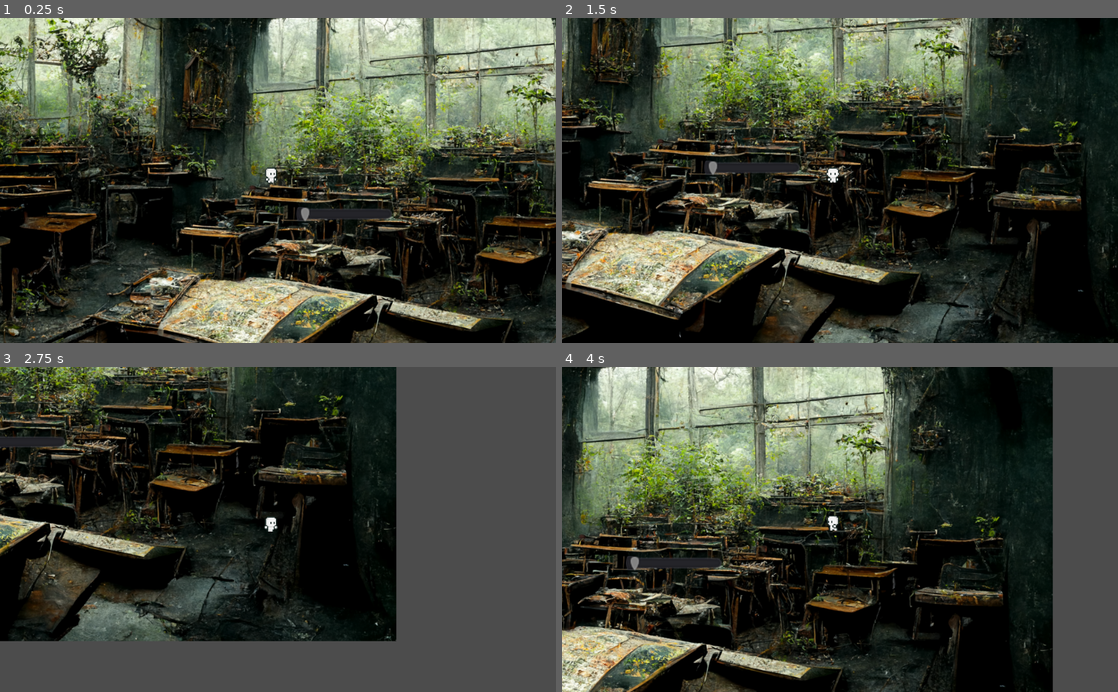
Above: before the commit, frames 1-4 (two rows, left to right).
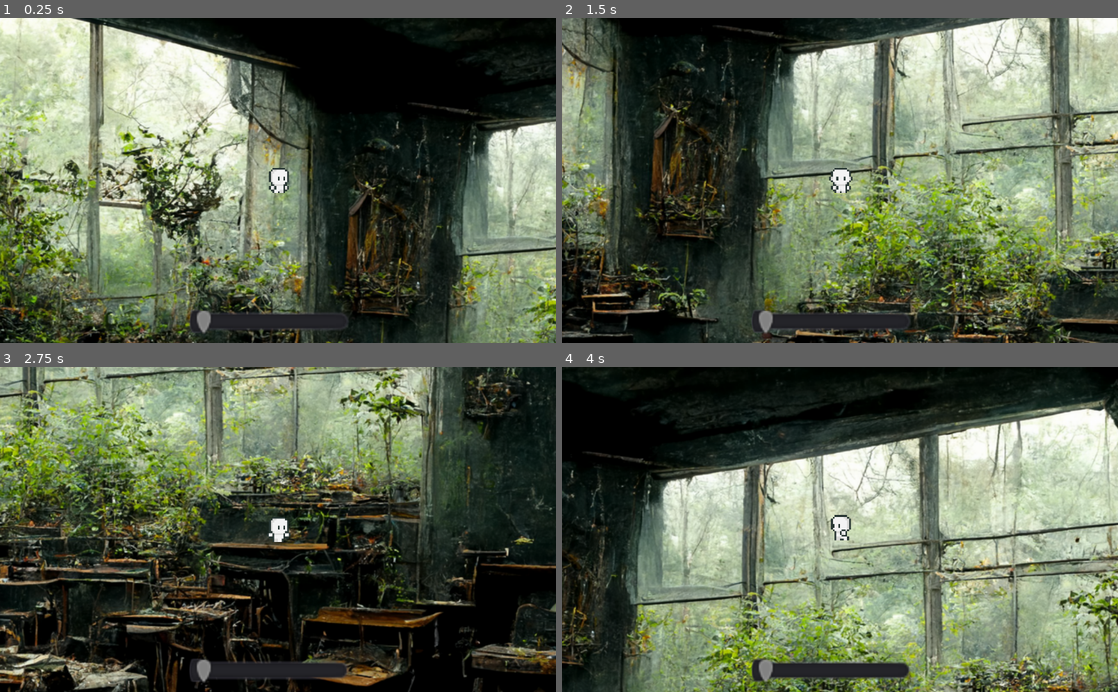
Above: after the commit, the same moments.

Repository: KaioGabriel-the/Labyrinth-Of-Bullies
Game: Godot game, scene res://scenes/World_1.tscn
Two runs of this game, one before a commit and one after it. Both use one fixed random seed, a clock stepped at 60 frames per second and the inputs below. This scene is started directly instead of the project's main scene.
Inputs:
- Up to frame 1 (0.25 s): no input
- Up to frame 2 (1.5 s): tap Enter at 0.5 s; hold Right (ui_right) 0.53-1.28 s; hold Shift (run) 0.53-1.28 s; hold Down (ui_down) from 1.28 s (still down); tap Shift (run) at 1.35 s
- Up to frame 3 (2.75 s): release Down (ui_down) at 2.03 s; hold Right (ui_right) from 2.03 s (still down); hold Shift (run) from 2.03 s (still down)
- Up to frame 4 (4 s): release Right (ui_right) at 2.78 s; release Shift (run) at 2.78 s; hold Up (ui_up) 2.78-3.53 s; tap Shift (run) at 2.85 s; hold Left (ui_left) from 3.53 s (still down); hold Shift (run) from 3.53 s (still down)

The runs differ from the first frame. In frame 1, 90% of the frame differs, in the area x 0-100%, y 0-100%; in frame 2, 88%; in frame 3, 85%; in frame 4, 92%.

Commit message:
add: mecanics change world to color gray

Diff:
--- a/scenes/ColorSlider.tscn
+++ b/scenes/ColorSlider.tscn
@@ -3,8 +3,6 @@
 [ext_resource path="res://script/ColorSlider.gd" type="Script" id=1]
 
 [node name="ColorSlider" type="HSlider"]
-margin_left = 30.0
-margin_top = 21.0
-margin_right = 118.0
-margin_bottom = 37.0
+margin_right = 88.0
+margin_bottom = 16.0
 script = ExtResource( 1 )
--- a/scenes/Player.tscn
+++ b/scenes/Player.tscn
@@ -389,22 +389,23 @@
 } ]
 
 [sub_resource type="RectangleShape2D" id=22]
-extents = Vector2( 4.5, 1 )
+extents = Vector2( 4.5, 0.5 )
 
 [node name="Player" type="KinematicBody2D"]
 script = ExtResource( 4 )
 
 [node name="AnimatedSprite" type="AnimatedSprite" parent="."]
+position = Vector2( 0, -7 )
 frames = SubResource( 5 )
 animation = "Run_Down"
-frame = 3
+frame = 7
 playing = true
 
 [node name="CollisionShape2D" type="CollisionShape2D" parent="."]
-position = Vector2( 0.5, 6 )
+position = Vector2( 0, -0.5 )
 shape = SubResource( 22 )
 
 [node name="Camera2D" type="Camera2D" parent="."]
-position = Vector2( 7, 5 )
+position = Vector2( 0, -7 )
 current = true
-zoom = Vector2( 0.5, 0.5 )
+zoom = Vector2( 0.3, 0.3 )
--- a/scenes/World_1.tscn
+++ b/scenes/World_1.tscn
@@ -1,17 +1,40 @@
-[gd_scene load_steps=4 format=2]
+[gd_scene load_steps=7 format=2]
 
 [ext_resource path="res://assets/Imagens/classroom (10).png" type="Texture" id=1]
 [ext_resource path="res://scenes/Player.tscn" type="PackedScene" id=2]
 [ext_resource path="res://scenes/ColorSlider.tscn" type="PackedScene" id=3]
+[ext_resource path="res://script/World_1.gd" type="Script" id=4]
+
+[sub_resource type="Shader" id=1]
+code = "shader_type canvas_item;
+uniform float gray_scale_intensity : hint_range(0.0, 1.0);
+
+void fragment() {
+    COLOR = texture(TEXTURE, UV);
+    float lumi = (COLOR.r + COLOR.g + COLOR.b) / 3.0;
+    COLOR.rgb = mix(COLOR.rgb, vec3(lumi), gray_scale_intensity);
+}
+"
+
+[sub_resource type="ShaderMaterial" id=2]
+shader = SubResource( 1 )
+shader_param/gray_scale_intensity = 0.0
 
 [node name="World" type="Node2D"]
+script = ExtResource( 4 )
 
 [node name="Classroom(10)" type="Sprite" parent="." groups=["colored"]]
-position = Vector2( 2, -8 )
+material = SubResource( 2 )
+position = Vector2( 120, 102 )
 scale = Vector2( 0.469866, 0.431641 )
 texture = ExtResource( 1 )
 
-[node name="Player" parent="." instance=ExtResource( 2 )]
-position = Vector2( 6, -7 )
+[node name="Player" parent="Classroom(10)" instance=ExtResource( 2 )]
+position = Vector2( -242.622, -252.525 )
+scale = Vector2( 2.12827, 2.31674 )
 
-[node name="ColorSlider" parent="." instance=ExtResource( 3 )]
+[node name="ColorSlider" parent="Classroom(10)/Player" instance=ExtResource( 3 )]
+margin_left = -49.0
+margin_top = 63.0
+margin_right = 39.0
+margin_bottom = 79.0
--- /dev/null
+++ b/script/World_1.gd
@@ -0,0 +1,5 @@
+extends Node2D
+
+
+func _process(delta):
+	$"Classroom(10)".material.set_shader_param("gray_scale_intensity", Global.colorValue)
